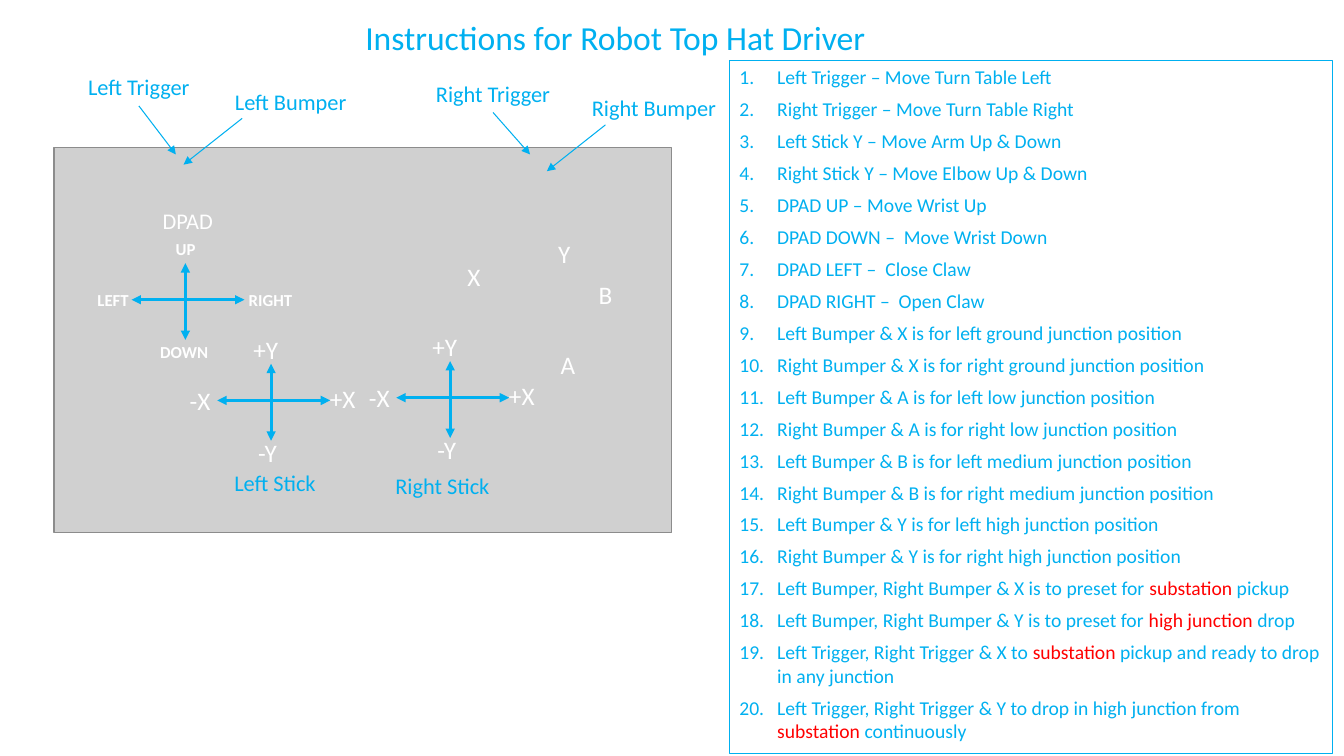
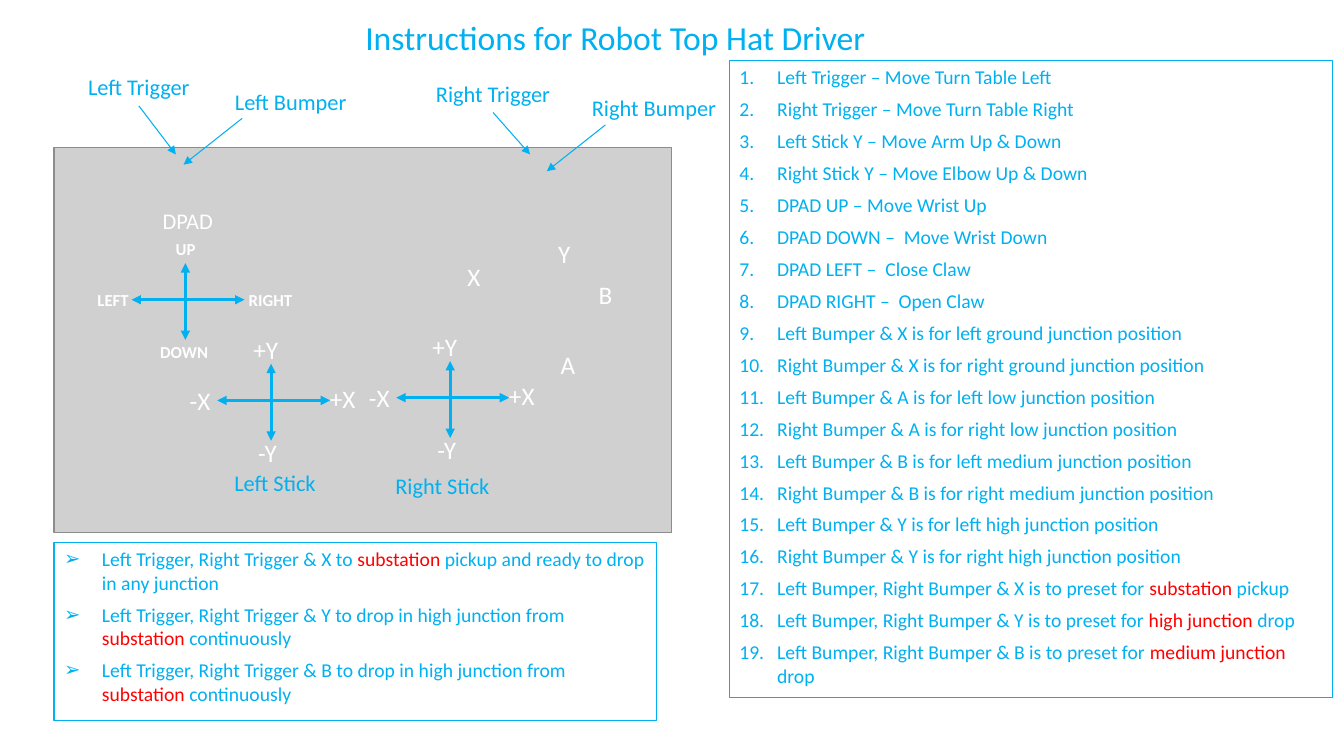
Before and after one commit to SaiabhiramA/ATRoadRunnerV8, a slide deck: slide 2 of ProgrammingDocs/Gamepad_AT_2022_11142022.pptx. Drawn at 1344x756 pixels with LibreOffice and Linux fonts; fonts in the diff are those of the drawing; grey boxes stand for pictures. Boxes give left, top, right and bottom in pixels: in the first picture for what was removed or moved away, otherwise in the second. Text is boxed around its words. In the diff, an @@ line names an element or a change of style, - is before the commit and + after.

```diff
--- a/ProgrammingDocs/Gamepad_AT_2022_11142022.pptx
+++ b/ProgrammingDocs/Gamepad_AT_2022_11142022.pptx
@@ rectangle "Left Trigger – Move Turn ...": place and size @@
-rectangle "Left Trigger – Move Turn ..." at <box>730,60,1333,754</box>
+rectangle "Left Trigger – Move Turn ..." at <box>730,60,1333,699</box>
@@ rectangle added at <box>54,542,657,721</box>, outline #00B0F0 0.75 pt, 14 pt, text #00B0F0 @@
+➢ Left Trigger, Right Trigger & X to substation pickup and ready to drop in any junction
+➢ Left Trigger, Right Trigger & Y to drop in high junction from substation continuously
+➢ Left Trigger, Right Trigger & B to drop in high junction from substation continuously
@@ text in rectangle at <box>777,645,1285,686</box>: text changed @@
-19. Left Trigger, Right Trigger & X to substation pickup and ready to drop in any junction
-20. Left Trigger, Right Trigger & Y to drop in high junction from substation continuously
+19. Left Bumper, Right Bumper & B is to preset for medium junction drop
```
Also in this commit, not shown: 6 other files.
